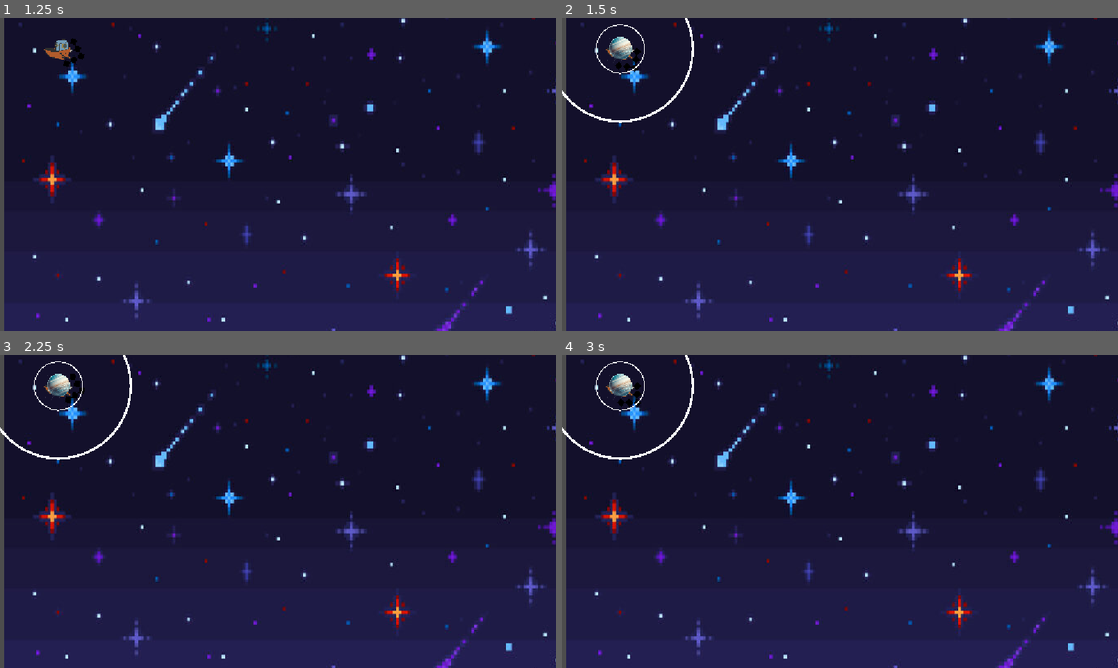
Above: before the commit, frames 1-4 (two rows, left to right).
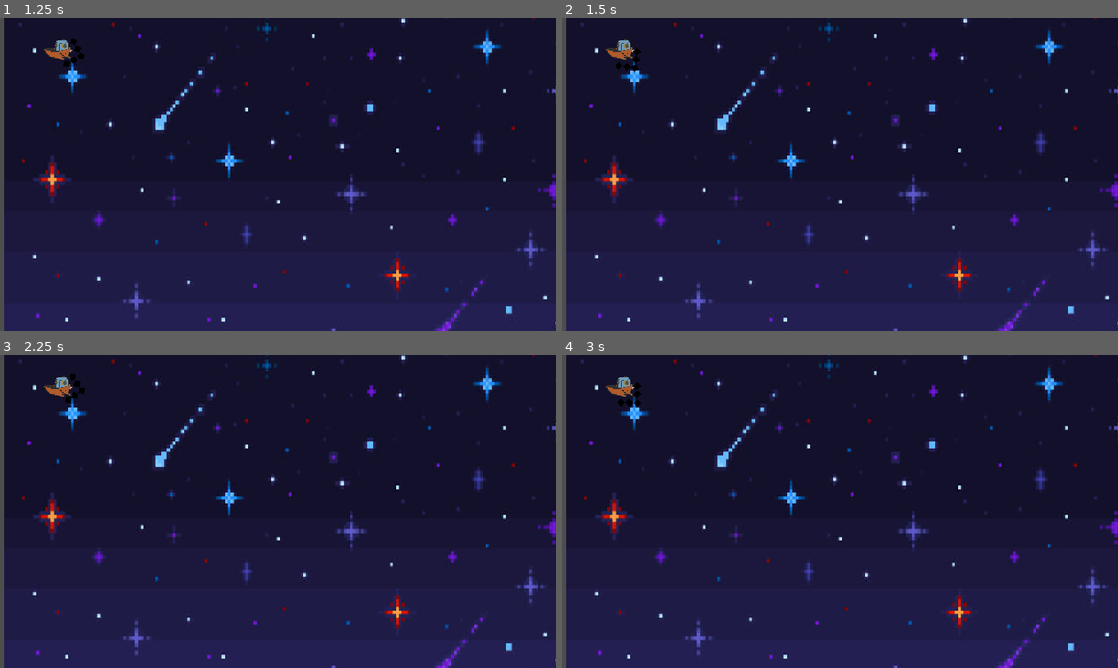
Above: after the commit, the same moments.

Repository: DudeNamedDarcy/CosmicJam2026
Game: Godot game, scene res://Scenes/game_scene.tscn
Two runs of this game, one before a commit and one after it. Both use one fixed random seed, a clock stepped at 60 frames per second and the inputs below.
Inputs (mouse positions are in pixels of both pictures, inside the frame that each line leads up to):
- Up to frame 1 (1.25 s): tap Enter at 0.5 s; move the mouse to (400, 158) at 0.52 s; press the mouse at (400, 158) at 0.53 s; hold Right (ComboRight) from 0.53 s (still down)
- Up to frame 2 (1.5 s): tap Space at 1.25 s; move the mouse to (728, 190) at 1.27 s; release Right (ComboRight) at 1.28 s; release the mouse at (728, 190) at 1.28 s; hold Down (ComboDown) from 1.28 s (still down); click (728, 190) at 1.35 s
- Up to frame 3 (2.25 s): tap Enter at 2 s; move the mouse to (333, 442) at 2.02 s; release Down (ComboDown) at 2.03 s; press the mouse at (333, 442) at 2.03 s; hold Right (ComboRight) from 2.03 s (still down)
- Up to frame 4 (3 s): tap Space at 2.75 s; move the mouse to (812, 574) at 2.77 s; release Right (ComboRight) at 2.78 s; release the mouse at (812, 574) at 2.78 s; hold Up (ComboUp) from 2.78 s (still down); click (812, 574) at 2.85 s

Frame 1 is identical in both runs. In frame 2, 0.6% of the frame differs, in the area x 0-24%, y 0-34%; in frame 3, 0.6%; in frame 4, 0.6%.
Error before the commit: Invalid access to property or key '(res://Scenes/Bobbers/Pluto.tscn):<PackedScene#-9223372006605453835>' on a base object of type 'Array[PackedScene]'. (res://…

Commit message:
spawns planets at parent

Diff:
--- a/Scenes/player_controller.gd
+++ b/Scenes/player_controller.gd
@@ -14,6 +14,7 @@
 @export var aimArrow: Sprite2D
 @export var sprite: Sprite2D
 @export var vboxContainer: VBoxContainer
+@export var planetParent: Node2D
 @export var castDistance: float = 150.0
 
 var playerState: PlayerState = PlayerState.Idle
@@ -21,12 +22,12 @@
 var castPower: float = 0.0
 var arrows: Array[DirectionalArrow] = []
 var fishList: Array[Fish] = []
-
+var activeBobbers: Array[Bobber] = []
 
 func _process(delta: float) -> void:
 	if Input.is_action_pressed("CastReel"):
 		castPower += delta
-	#print(PlayerState.find_key(playerState))
+	print(PlayerState.find_key(playerState))
 	# Mouse aiming
 	var mouse_direction = get_global_mouse_position() - global_position
 
@@ -126,13 +127,15 @@
 func CastBobbers(castPower: float) -> void:
 	for bobberScene in bobbersList:
 		var bobber: Bobber = bobberScene.instantiate()
+		activeBobbers.append((bobber))
 		print(bobber.getBobberName())
-		add_child(bobber)
+		planetParent.add_child(bobber)
 
 
 func StartReelingMinigame() -> void:
-	for i in bobbersList:
-		fishList.append_array(bobbersList[i].reelIn())
+	for activeBobber in activeBobbers:
+		fishList.append_array(activeBobber.reelIn())
+
 	if fishList.size() == 0:
 		EndFishing()
 		return
@@ -147,3 +150,6 @@
 	for child in vboxContainer.get_children():
 		arrows.pop_front()
 		child.queue_free()
+	for child in planetParent.get_children():
+		activeBobbers.pop_front()
+		child.queue_free()
--- a/Scenes/player_controller.tscn
+++ b/Scenes/player_controller.tscn
@@ -7,7 +7,7 @@
 [sub_resource type="RectangleShape2D" id="RectangleShape2D_g4v7s"]
 size = Vector2(59, 43)
 
-[node name="PlayerController" type="CharacterBody2D" unique_id=743970108 node_paths=PackedStringArray("aimArrow", "sprite")]
+[node name="PlayerController" type="CharacterBody2D" unique_id=743970108 node_paths=PackedStringArray("aimArrow", "sprite", "planetParent")]
 motion_mode = 1
 script = ExtResource("1_5ur5x")
 maxMovementSpeed = 200.0
@@ -16,6 +16,7 @@
 maxCastPower = 4.0
 aimArrow = NodePath("AimRingPivot/Sprite2D")
 sprite = NodePath("Sprite2D")
+planetParent = NodePath("PlanetParent")
 
 [node name="Sprite2D" type="Sprite2D" parent="." unique_id=1811173736]
 texture = ExtResource("1_rd8vp")
@@ -38,3 +39,5 @@
 scale = Vector2(0.5, 0.5)
 texture = ExtResource("3_dl1v4")
 offset = Vector2(75, 0)
+
+[node name="PlanetParent" type="Node2D" parent="." unique_id=2138822925]
